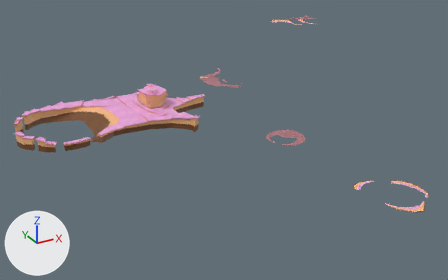
The FBX model SurfnTurfGame/Assets/SurfNTurf/Meshes/Main_World/SM_World.fbx as it was, and as the next commit left it.
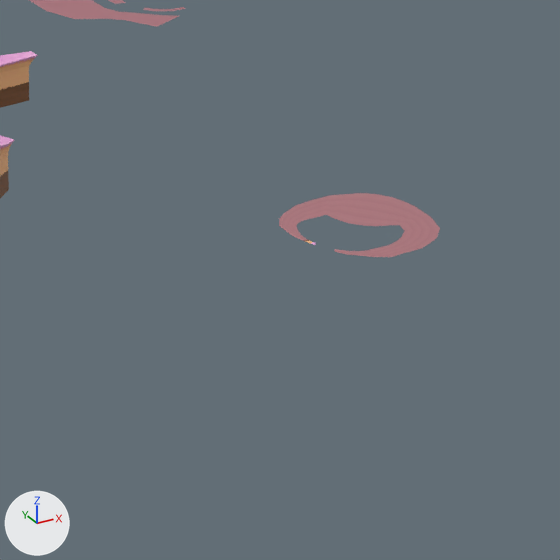
Each version appears first from a 50 mm lens placed at (4095.0, 1723.0, 1641.0), pointed at (5911.0, 5024.0, -9.0), and next in a close-up on the part from 44% to 75% of the width and 29% to 79% of the height. Arrows for +X, +Y and +Z are at lower left; the lights stay in place. The older version's two pictures come first. Where no turn or scale is listed for an object, it has been applied to the vertices. Vertices at exactly the same position are counted once.

The first close-up shows 'Intro_Island', 'Kangaroo_Island', 'Nabula_Island'.
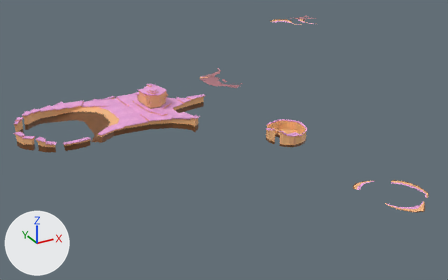
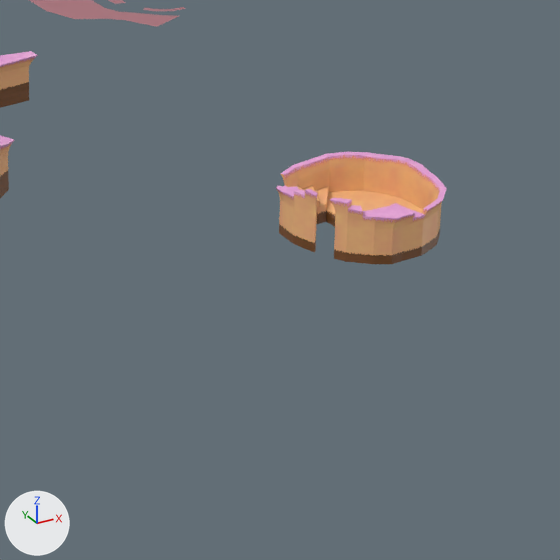
Commit message: Added: intro island and removed old islands

Where the change shows, as pixel boxes (x1, y1, x2, y2) in the close-ups (560 x 560 px):
'Intro_Island', reshaped (6% wider, 74% taller)
    before: (279, 193, 440, 257)
    after: (276, 152, 447, 264)
part 1 of me_plane_002, built on
    before: (326, 193, 415, 226)
    after: (276, 152, 447, 264)

Patch to the scene script:
```diff
--- a/SurfnTurfGame/Assets/SurfNTurf/Meshes/Main_World/SM_World.fbx.py
+++ b/SurfnTurfGame/Assets/SurfNTurf/Meshes/Main_World/SM_World.fbx.py
@@ me_plane_002 @@
 # used by ob_intro_island; location = (6262.0, 4812.0, 0.0)
-me_plane_002.from_pydata(...)  # 60 vertices, 29 faces; spans x -104.0..144.0, y -101.0..161.0, z 0.0
+me_plane_002.from_pydata(...)  # 624 vertices, 592 faces; spans x -110.0..152.0, y -109.0..172.0, z -13.0..90.0
+# me_plane_002 part 1: 6 vertices removed from x -1.0..90.0, y 16.0..147.0, z 0.0; 570 vertices added at x -110.0..152.0, y -109.0..172.0, z -13.0..90.0
 me_plane_002.materials.append(mat_material)
```
